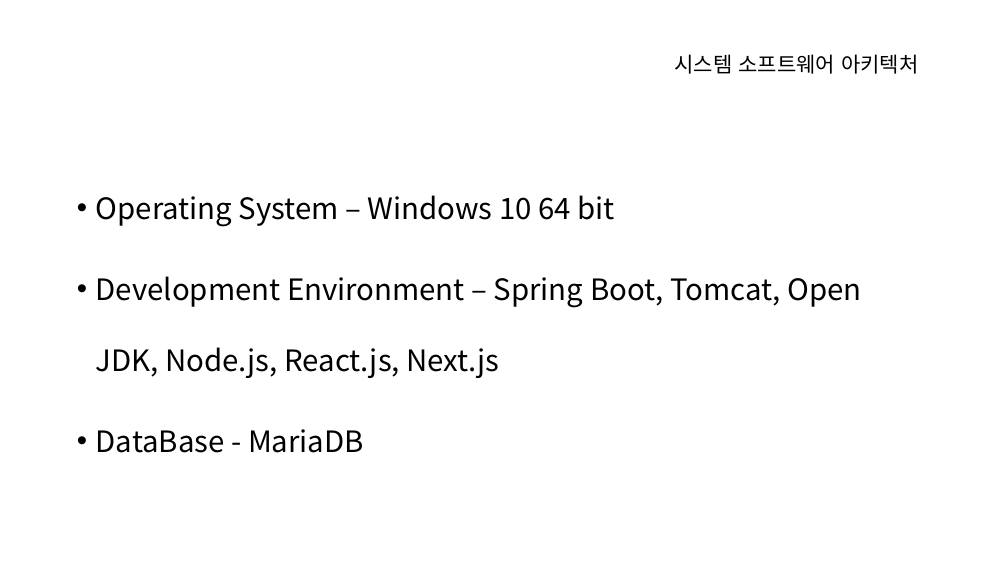
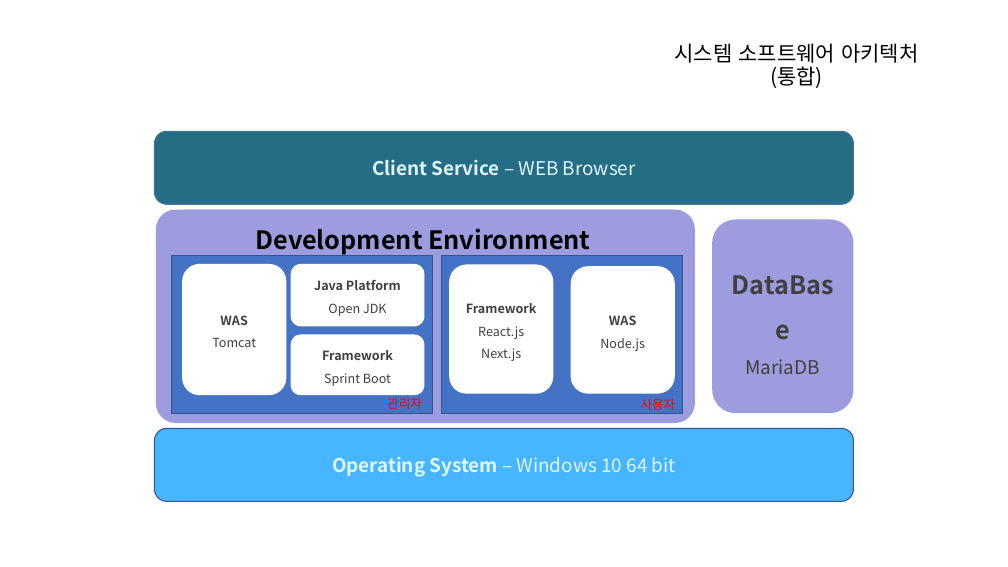
Before and after one commit to EastZero123/Work, a slide deck: slide 3 of ~2022-10-31 1인프로젝트/기획서 ~9.26/MVP 시스템 구성도.pptx. Drawn at 1008x567 pixels with LibreOffice and Linux fonts; fonts in the diff are those of the drawing. Boxes give left, top, right and bottom in pixels: in the first picture for what was removed or moved away, otherwise in the second. Text is boxed around its words. In the diff, an @@ line names an element or a change of style, - is before the commit and + after.

```diff
--- a/~2022-10-31 1인프로젝트/기획서 ~9.26/MVP 시스템 구성도.pptx
+++ b/~2022-10-31 1인프로젝트/기획서 ~9.26/MVP 시스템 구성도.pptx
@@ text at (770, 66, 823, 88): paragraph added @@
+(통합)
@@ rounded rectangle added at (154, 132, 854, 204), fill #256D85, outline #43739E 1 pt, 18 pt, text #DFF6FF, bold @@
+Client Service – WEB Browser
@@ text removed at (96, 195, 861, 453) @@
-• Operating System – Windows 10 64 bit
-• Development Environment – Spring Boot, Tomcat, Open JDK, Node.js, React.js, Next.js
-• DataBase - MariaDB
@@ rounded rectangle added at (156, 209, 695, 423), fill #9C9CDF @@
@@ rounded rectangle added at (163, 209, 695, 259), fill #9C9CDF, 24 pt, text #000000, bold @@
+Development Environment
@@ rounded rectangle added at (712, 219, 854, 413), fill #9C9CDF, 24 pt, text #404040, bold @@
+DataBase
+MariaDB
@@ rectangle added at (171, 256, 433, 414), fill #4472C4, outline #325491 1 pt @@
@@ rounded rectangle added at (182, 264, 287, 395), fill #FFFFFF, 12 pt, text #404040 @@
+WAS
+Tomcat
@@ rounded rectangle added at (290, 264, 424, 327), fill #FFFFFF, 12 pt, text #404040, bold @@
+Java Platform
+Open JDK
@@ rectangle added at (442, 256, 684, 414), fill #4472C4, outline #325491 1 pt @@
@@ rounded rectangle added at (449, 265, 554, 394), fill #FFFFFF, 12 pt, text #404040 @@
+Framework
+React.js
+Next.js
@@ rounded rectangle added at (571, 266, 675, 394), fill #FFFFFF, 12 pt, text #404040 @@
+WAS
+Node.js
@@ rounded rectangle added at (290, 334, 424, 395), fill #FFFFFF, 12 pt, text #404040 @@
+Framework
+Sprint Boot
@@ text added at (387, 397, 422, 409), 12 pt, text #FF0000 @@
+관리자
@@ text added at (641, 398, 676, 410), 12 pt, text #FF0000 @@
+사용자
@@ rounded rectangle added at (154, 429, 854, 501), fill #47B5FF, outline #325491 1 pt, 18 pt, text #DFF6FF, bold @@
+Operating System – Windows 10 64 bit
```
Also in this commit, not shown: 1 other slide changed, 18 other files.
